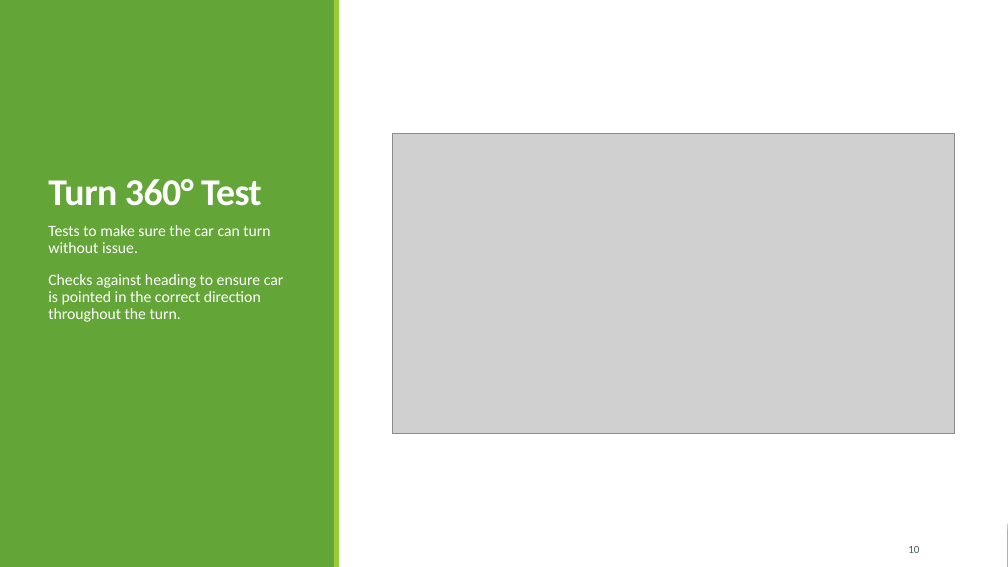
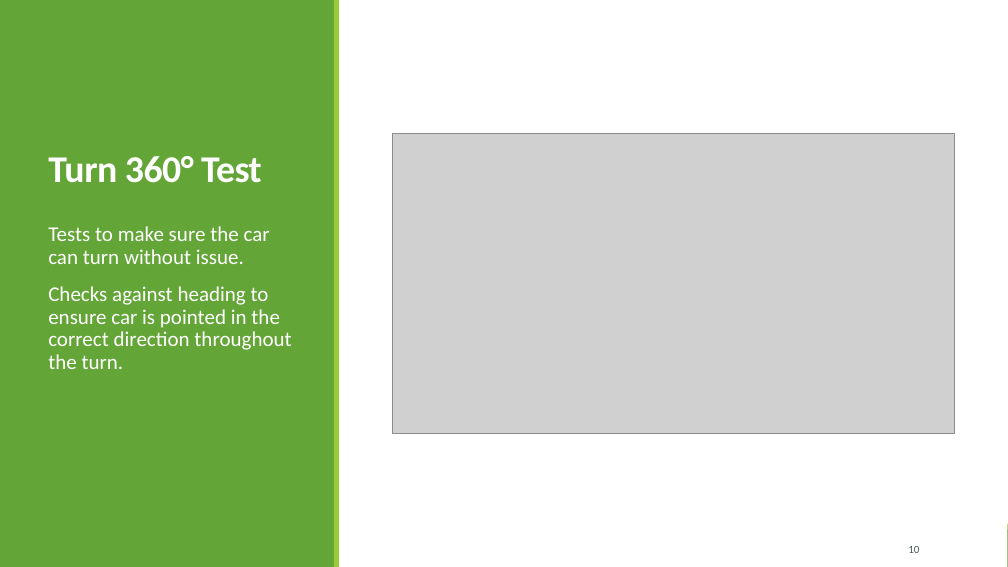
Before and after one commit to TytanRock/ECE-5734-Project, a slide deck: slide 10 of Project Progress Presentaion.pptx. Drawn at 1008x567 pixels with LibreOffice and Linux fonts; fonts in the diff are those of the drawing; grey boxes stand for pictures. Boxes give left, top, right and bottom in pixels: in the first picture for what was removed or moved away, otherwise in the second. Text is boxed around its words. In the diff, an @@ line names an element or a change of style, - is before the commit and + after.

```diff
--- a/Project Progress Presentaion.pptx
+++ b/Project Progress Presentaion.pptx
@@ title "Turn 360° Test": place and size @@
-title "Turn 360° Test" at (48,179,262,206)
+title "Turn 360° Test" at (48,156,262,183)
@@ text "Tests to make sure the ..." at (48,226,291,369): size 15 to 20 pt @@
```
Also in this commit, not shown: 7 other slides changed, 1 other file.
